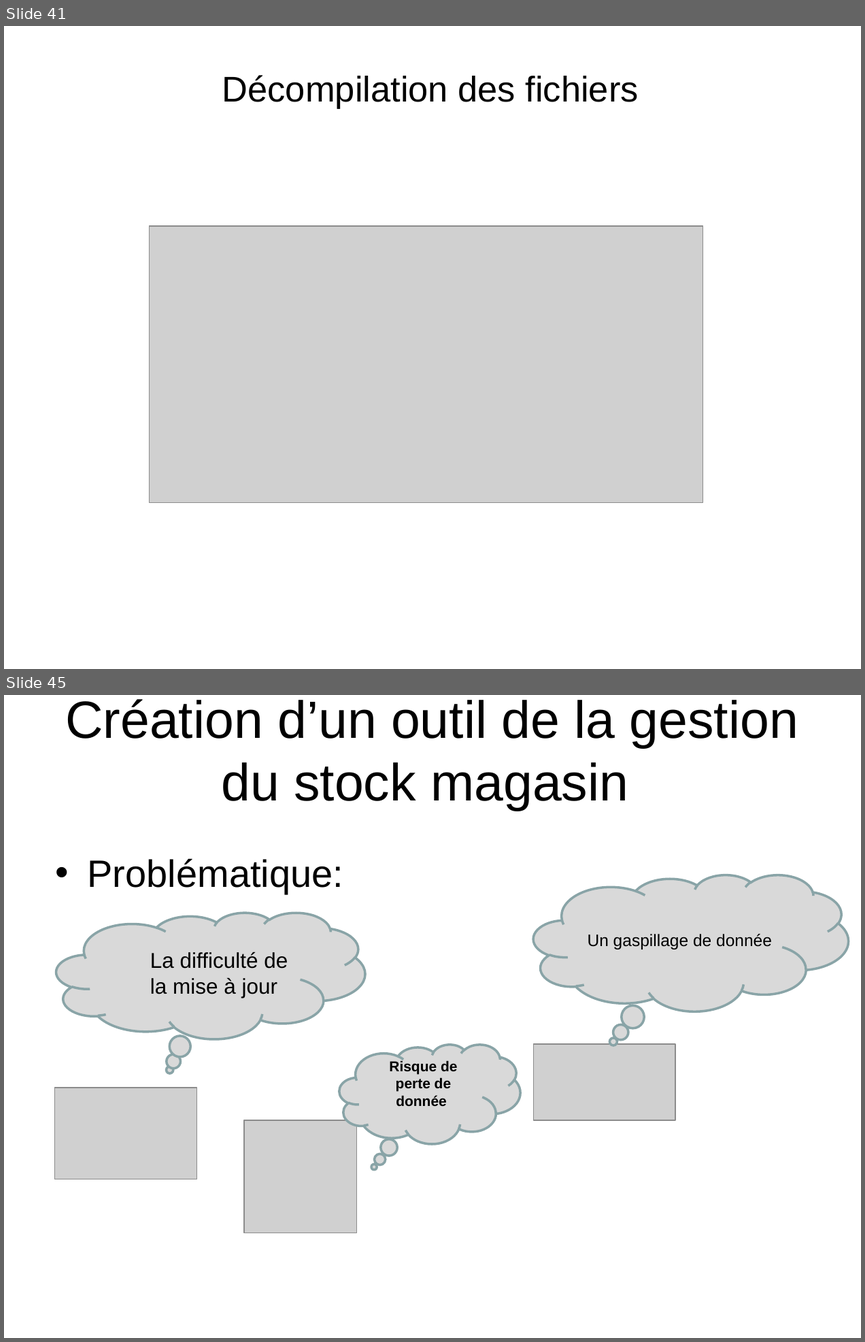
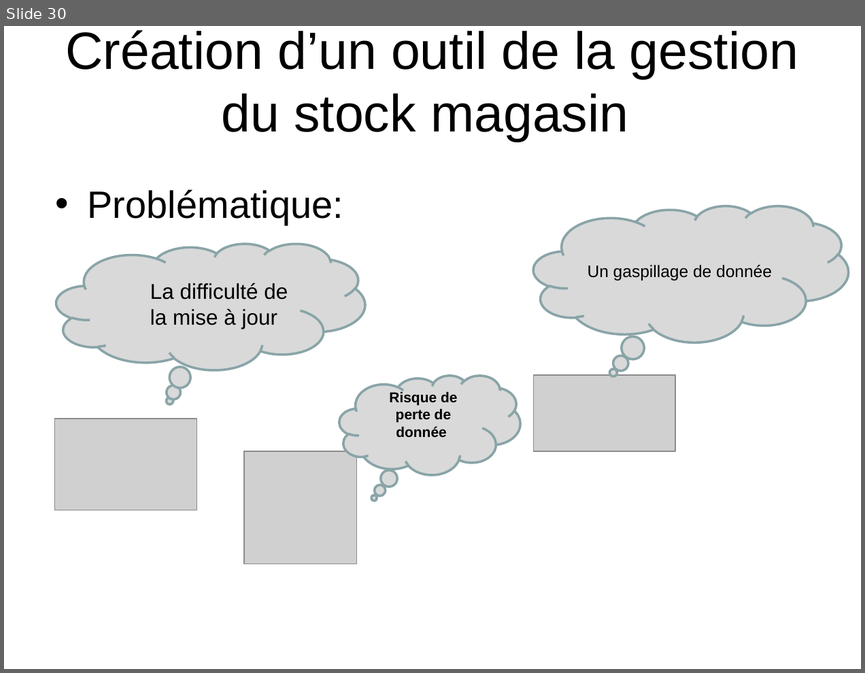
Before and after one commit to HabibAroua/Criminel_dep, a slide deck: documentation/presentation/P1/2734.ppt. Shown one above the other, each under a label of ours: slides 41 and 45 before the commit, slide 30 after it; the slides between them are not shown. The pictures are 865x1342 and 865x673 pixels, drawn with LibreOffice and Linux fonts; fonts in the diff are those of the drawing; grey boxes stand for pictures; background and template pictures are left out. Boxes give left, top, right and bottom in pixels: in the first picture for what was removed or moved away, otherwise in the second. Text is boxed around its words. In the diff, an @@ line names an element or a change of style, - is before the commit and + after.

```diff
--- a/documentation/presentation/P1/2734.ppt
+++ b/documentation/presentation/P1/2734.ppt
@@ slide 41 removed at (x1=4, y1=26, x2=861, y2=669), background picture (left out) @@
@@ text removed at (x1=222, y1=75, x2=638, y2=109) @@
-Décompilation des fichiers
@@ picture removed at (x1=149, y1=226, x2=702, y2=503) @@
@@ what was slide 45 is now slide 30 @@
```
Also in this commit, not shown: 2 slides changed, 9 slides added, 42 other slides removed.
